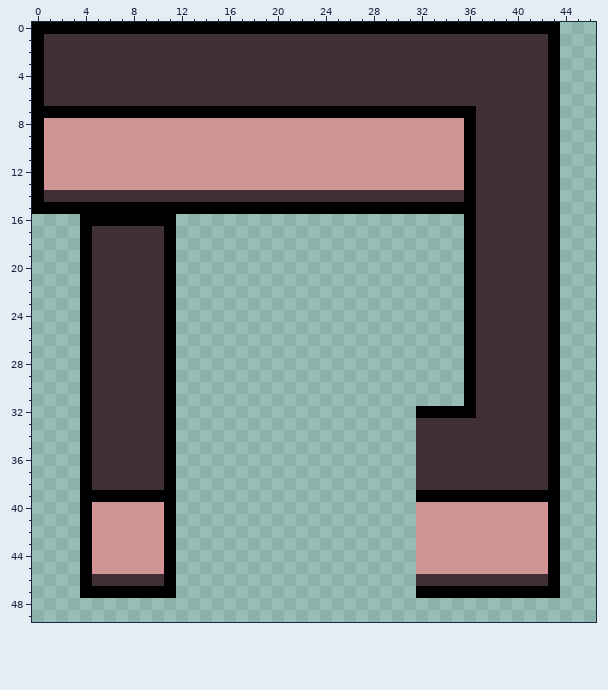
Two versions of one sprite sheet, sprites/newWalls.png. The first picture shows the starting point.
The file is 112x50 pixels. Shown: x 0..46, y 0..49.
After the commit:
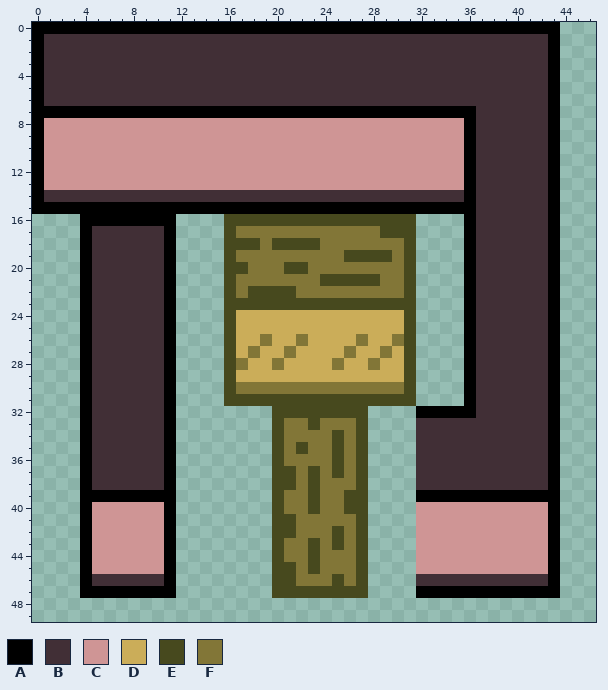
Palette (. is transparent): A #000000  B #412f36  C #cf9595  D #cbad59  E #47491e  F #827637
From old to new:
Changed rows in their new state; - is an unchanged pixel.
first column x 16:
16 EEEEEEEEEEEEEEEE
17 EFFFFFFFFFFFFEEE
18 EEEFEEEEFFFFFFFE
19 EFFFFFFFFFEEEEFE
20 EEFFFEEFFFFFFFFE
21 EFFFFFFFEEEEEFFE
22 EFEEEEFFFFFFFFFE
23 EEEEEEEEEEEEEEEE
24 EDDDDDDDDDDDDDDE
25 EDDDDDDDDDDDDDDE
26 EDDFDDFDDDDFDDFE
27 EDFDDFDDDDFDDFDE
28 EFDDFDDDDFDDFDDE
29 EDDDDDDDDDDDDDDE
30 EFFFFFFFFFFFFFFE
31 EEEEEEEEEEEEEEEE
32 ----EEEEEEEE----
33 ----EFFEFFFE----
34 ----EFFFFEFE----
35 ----EFEFFEFE----
36 ----EFFFFEFE----
37 ----EEFEFEFE----
38 ----EEFEFFFE----
39 ----EFFEFFEE----
40 ----EFFEFFEE----
41 ----EEFFFFFE----
42 ----EEFFFEFE----
43 ----EFFEFEFE----
44 ----EFFEFFFE----
45 ----EEFEFFFE----
46 ----EEFFFEFE----
47 ----EEEEEEEE----
Pixel boxes of the changes (left, top, right, bottom) in both pictures:
added: (224, 214, 416, 598)
